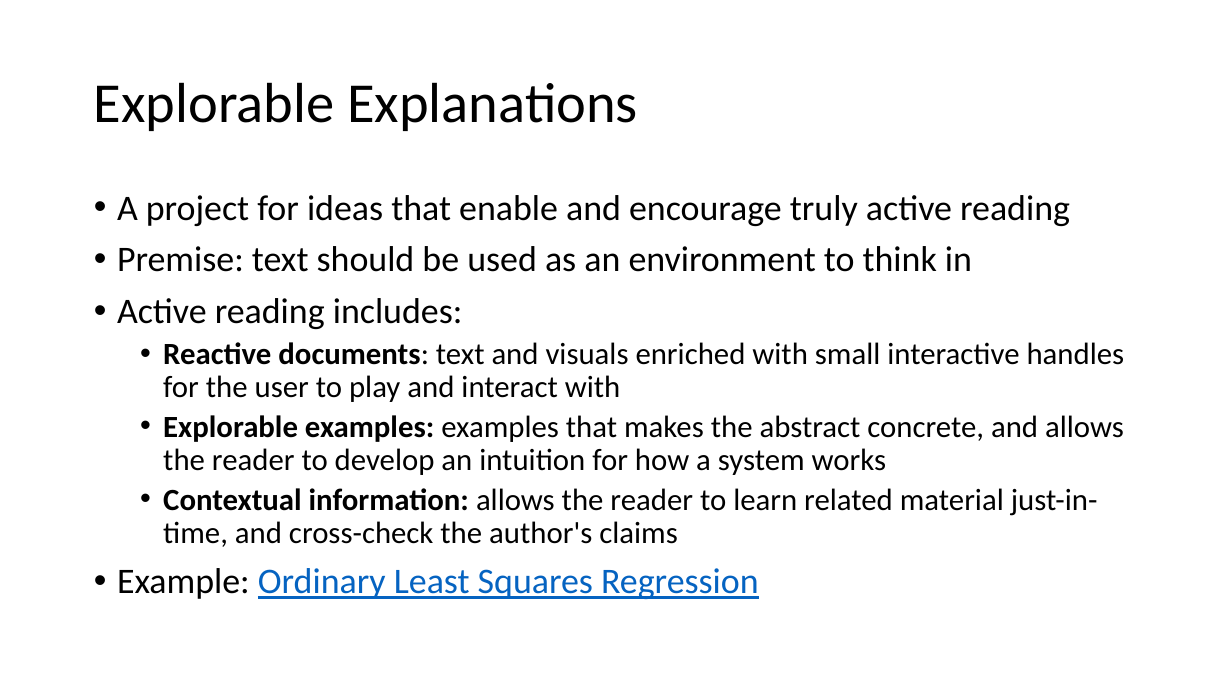
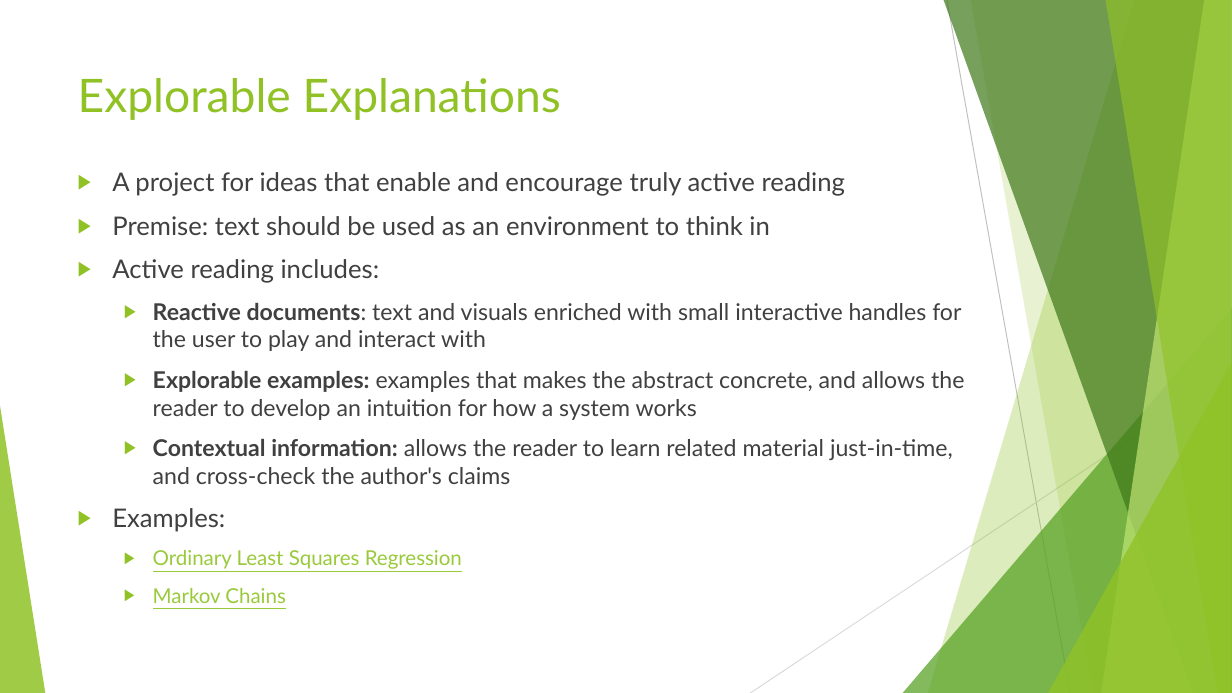
Before and after one commit to lcancado/Center-Internship-Presentations, a slide deck: slide 3 of Internship Update June 11.pptx. Drawn at 1232x693 pixels with LibreOffice and Linux fonts; fonts in the diff are those of the drawing. Boxes give left, top, right and bottom in pixels: in the first picture for what was removed or moved away, otherwise in the second. Text is boxed around its words. In the diff, an @@ line names an element or a change of style, - is before the commit and + after.

```diff
--- a/Internship Update June 11.pptx
+++ b/Internship Update June 11.pptx
@@ title "Explorable Explanations": place and size @@
-title "Explorable Explanations" at (94, 82, 638, 131)
+title "Explorable Explanations" at (78, 78, 561, 120)
@@ title "Explorable Explanations" at (78, 78, 561, 120): size 44 to 36 pt, font Calibri to Lato, text colour #000000 to #90C226; line spacing 0.9 to 1; vertical alignment middle to top @@
@@ text "A project for ideas that ...": place and size @@
-text "A project for ideas that ..." at (117, 195, 1125, 599)
+text "A project for ideas that ..." at (112, 172, 964, 603)
@@ text at (112, 172, 964, 484): size 28 to 20 pt in "A project for ideas that enable and ...", "Premise: text should be used as an ...", "Active reading includes:"; font Calibri to Lato, text colour #000000 to #404040 in "A project for ideas that enable and ...", "Premise: text should be used as an ...", "Active reading includes:", "Reactive documents: text and visuals enriched with ..." and 2 more places; size 24 to 18 pt in "Reactive documents: text and visuals enriched with ...", "Explorable examples: examples that makes the abstract ...", "Contextual information: allows the reader to learn ..."; bullet • to ▶; line spacing 0.9 to 1; more space between paragraphs @@
@@ group added at (0, 0, 1232, 693): 5 freeform shapes, 3 triangles, 2 lines @@
@@ text at (112, 508, 462, 603): text changed; size 28 to 16 pt; font Calibri to Lato; text colour #0563C1 to #99CA3C @@
-• Example: Ordinary Least Squares Regression
+▶ Examples:
+  ▶ Ordinary Least Squares Regression
+  ▶ Markov Chains
```
Also in this commit, not shown: 9 other slides changed.
